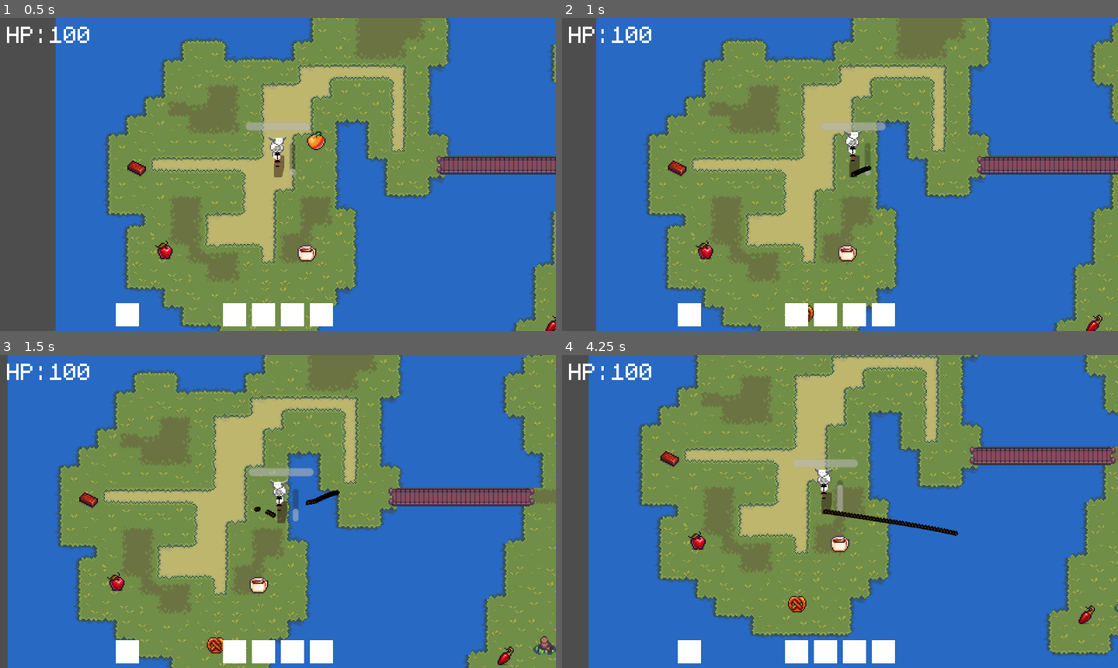
Above: before the commit, frames 1-4 (two rows, left to right).
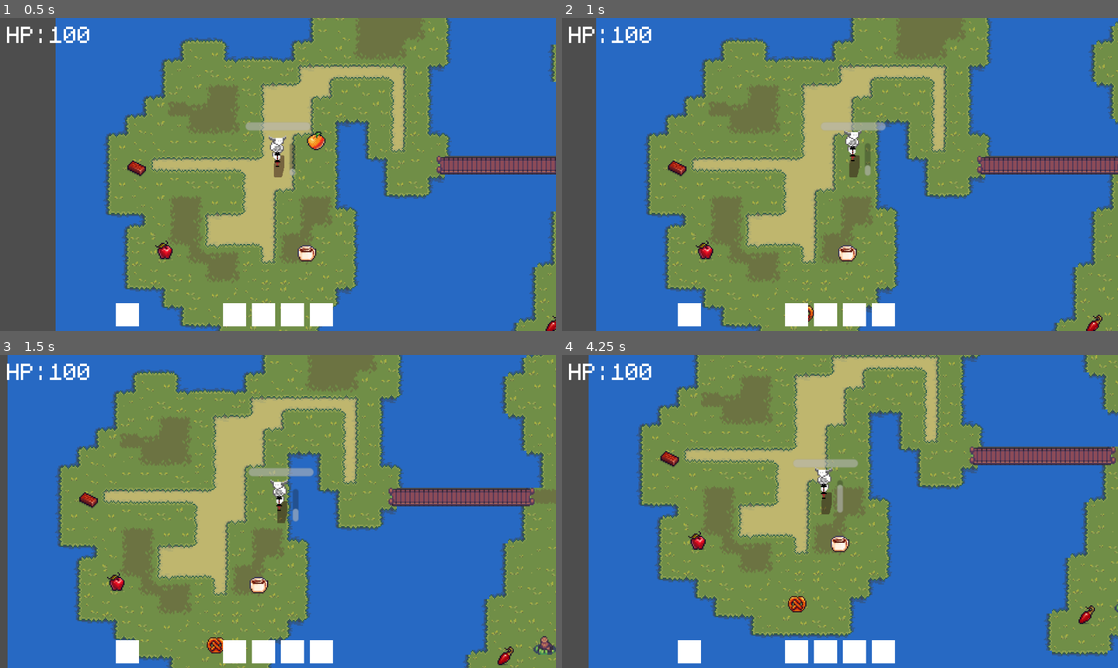
Above: after the commit, the same moments.

Repository: NDJia/tojam2025
Game: Godot game, scene res://Scenes/main/main.tscn
Same seed, same stepped clock (60 frames per second), same inputs: the game is played once before the commit and once after it.
Inputs (mouse positions are in pixels of both pictures, inside the frame that each line leads up to):
- Up to frame 1 (0.5 s): no input
- Up to frame 2 (1 s): move the mouse to (962, 158) at 0.52 s; hold D (Right) from 0.53 s (still down); hold Right mouse button (Shoot) from 0.53 s (still down); tap Space (Dash) at 0.6 s
- Up to frame 3 (1.5 s): move the mouse to (166, 527) at 1.27 s; release D (Right) at 1.28 s; release Right mouse button (Shoot) at 1.28 s; hold S (Down) from 1.28 s (still down); right-click (166, 527) at 1.35 s
- Up to frame 4 (4.25 s): tap Space (Dash) at 1.55, 2.85 s; move the mouse to (895, 442) at 2.02 s; release S (Down) at 2.03 s; press the mouse at (895, 442) at 2.03 s; hold D (Right) 2.03-2.78 s; right-click (895, 442) at 2.3 s; move the mouse to (812, 574) at 2.77 s; release the mouse at (812, 574) at 2.78 s; hold W (Up) 2.78-3.53 s; move the mouse to (1006, 558) at 3.52 s; hold A (Left) from 3.53 s (still down); hold Right mouse button (Shoot) from 3.53 s (still down)

Frame 1 is identical in both runs. In frame 2, less than 0.1% of the frame differs, in the area x 52-56%, y 47-51%; in frame 3, 0.2%; in frame 4, 0.4%, in the area x 46-72%, y 49-58%.

Commit message:
Shooting

Diff:
--- a/Scenes/milk_bottle.tscn
+++ b/Scenes/milk_bottle.tscn
@@ -1,6 +1,6 @@
 [gd_scene load_steps=19 format=3 uid="uid://cw7ix7kpracap"]
 
-[ext_resource type="Script" uid="uid://ixkdog6h5a62" path="res://Scenes/milk_bottle.gd" id="1_lfox8"]
+[ext_resource type="Script" uid="uid://ixkdog6h5a62" path="res://Scripts/milk_bottle.gd" id="1_lfox8"]
 [ext_resource type="Texture2D" uid="uid://kg8h0koot8pb" path="res://Assets/Textures/Cows/Chocolate/Choco/chocolate milk splash7.png" id="1_yr1wi"]
 [ext_resource type="Texture2D" uid="uid://62e1vs6y0pmn" path="res://Assets/Textures/Cows/Chocolate/Choco/chocolate milk splash1.png" id="2_s14v4"]
 [ext_resource type="Texture2D" uid="uid://bow744qo6ncxq" path="res://Assets/Textures/Cows/Chocolate/Choco/chocolate milk splash2.png" id="3_lfox8"]
--- a/Scripts/food.gd
+++ b/Scripts/food.gd
@@ -43,8 +43,10 @@
 		duration = 50
 	elif type == 6:
 		$FoodTex.texture = load("res://Assets/Textures/Foods/Watermelon.png")
+		duration = 30
 	elif type == 7:
 		$FoodTex.texture = load("res://Assets/Textures/Foods/Apple.png")
+		duration = 10
 	elif type == 8:
 		$FoodTex.texture = load("res://Assets/Textures/Foods/Pumpkin.png")
 
--- a/Scripts/game.gd
+++ b/Scripts/game.gd
@@ -21,8 +21,6 @@
 var choco_size = 5
 ## Amount of Water tile to generate
 
-var seed = preload("res://Scenes/seed.tscn")
-
 func _ready() -> void:
 	var new_island = load("res://Scenes/Islands/IslandCenter.tscn").instantiate()
 	new_island.position = Vector2(0,0)
@@ -42,12 +40,3 @@
 		var new_choco = load("res://Scenes/Islands/Choco/Choco"+ str(randi_range(1,choco_var)) +".tscn").instantiate()
 		new_choco.position = Vector2(water_size*tile_size*16 + fire_size*tile_size*16 + x*tile_size*16,0)
 		add_child(new_choco)
-
-
-##TEMPORARY
-func _process(delta: float) -> void:
-	if Input.is_action_pressed("Shoot"):
-		var new_seed = seed.instantiate()
-		new_seed.position = $Player.position
-		new_seed.look_at(get_global_mouse_position())
-		add_child(new_seed)
--- a/Scripts/player.gd
+++ b/Scripts/player.gd
@@ -3,6 +3,7 @@
 var back = preload("res://Assets/Textures/goat_on_pogo.png")
 var side = preload("res://Assets/Textures/goat_on_pogo.png")
 var slam = preload("res://Scenes/ground_slam.tscn")
+var seed = preload("res://Scenes/seed.tscn")
 
 
 
@@ -39,6 +40,8 @@
 var active_items = {1:[],2:[],3:[],4:[]}
 ## A List Of Currently Active Items
 
+var main_item = []
+
 @export_category("Movement Settings")
 
 @export var def_max = 50
@@ -76,6 +79,9 @@
 
 var def_life = 0.1
 ## Default Amount of life per damage
+
+var shoot_cooldown = 1
+## Cooldown time between shots
 
 func _ready():
 	$RyanProgressBar.max_value = def_dash_cooldown
@@ -85,10 +91,14 @@
 	# Makes The Cooldown Go Down
 	cooldown -= delta
 	immune -= delta
+	shoot_cooldown -= delta
 	if cooldown < 0:
 		cooldown = 0
 	if immune < 0:
 		immune = 0
+	if shoot_cooldown < 0:
+		shoot_cooldown = 0
+
 	for item in active_items.values():
 		if item != []:
 			item[1] -= delta
@@ -114,6 +124,9 @@
 	# If no buttons are held the plater slows down
 	if Input.get_axis("Left","Right") == 0 and Input.get_axis("Up","Down") == 0 and grounded:
 		velocity -= velocity/10
+
+	if Input.is_action_pressed("Shoot"):
+		shoot()
 
 	# Rounds the movement of the player if it is very small
 	if abs(velocity.x) < 1:
@@ -220,21 +233,33 @@
 	# 3
 	"Landing after a Super Jump deals damage to nearby enemies, but you are slow after landing.",
 	# 4
-	"You are much faster, but you have been poisoned by chocolate!"
+	"You are much faster, but you have been poisoned by chocolate!",
+	#5
+	"",
+	#6
+	"",
+	#7
+	""
 ]
 
 func eat(type:int,duration:float) -> bool:
-	var slot = -1
-	for x in range(1,5):
-		if active_items.get(x) == []:
-			slot = x
-			break
-	if slot == -1:
-		return false
-	active_items[slot] = [type,duration,descriptions[type-1]]
-	if type == 3:
-		heal(20)
-	process_buffs()
+	if type < 6:
+		var slot = -1
+		for x in range(1,5):
+			if active_items.get(x) == []:
+				slot = x
+				break
+		if slot == -1:
+			return false
+		active_items[slot] = [type,duration,descriptions[type-1]]
+		if type == 3:
+			heal(20)
+		process_buffs()
+	elif type > 5:
+		if main_item != []:
+			return false
+		else:
+			main_item = [type,duration]
 	return true
 
 func AttackFinish(anim_name: StringName) -> void:
@@ -273,6 +298,29 @@
 			speed_buff += 30
 			$PoisonTimer.start()
 
+func shoot():
+	if shoot_cooldown == 0 and main_item != []:
+		if main_item[0] == 6:
+			var new_seed = seed.instantiate()
+			new_seed.global_position = position
+			new_seed.look_at(get_global_mouse_position())
+			get_parent().add_child(new_seed)
+			shoot_cooldown = 0.1
+			main_item[1] -= 1
+		if main_item[0] == 7:
+			for n in range(-2,3):
+				var new_seed = seed.instantiate()
+				new_seed.lifetime = 1
+				new_seed.global_position = position
+				new_seed.look_at(get_global_mouse_position())
+				new_seed.rotation += ((PI/12) * n)
+				get_parent().add_child(new_seed)
+			shoot_cooldown = 1
+			main_item[1] -= 1
+		if main_item[1] <= 0:
+			main_item = []
+
+
 func PoisonTimer() -> void:
 	heal(-1)
 	$PoisonTimer.start()
--- a/Scripts/seed.gd
+++ b/Scripts/seed.gd
@@ -1,12 +1,15 @@
 extends Node2D
 
-var speed = 100
+var speed = 200
 ## The speed of the seed
 
-var lifetime = 10
+var lifetime = 5
 ## Lifetime of the seed
 
 func _physics_process(delta: float) -> void:
+	lifetime -= delta
+	if lifetime <= 0:
+		queue_free()
 	position += Vector2(cos(rotation),sin(rotation)) * delta * speed
 
 func Hit(area: Area2D) -> void:
Renamed: Scenes/milk_bottle.gd -> Scripts/milk_bottle.gd
Renamed: Scenes/milk_bottle.gd.uid -> Scripts/milk_bottle.gd.uid
